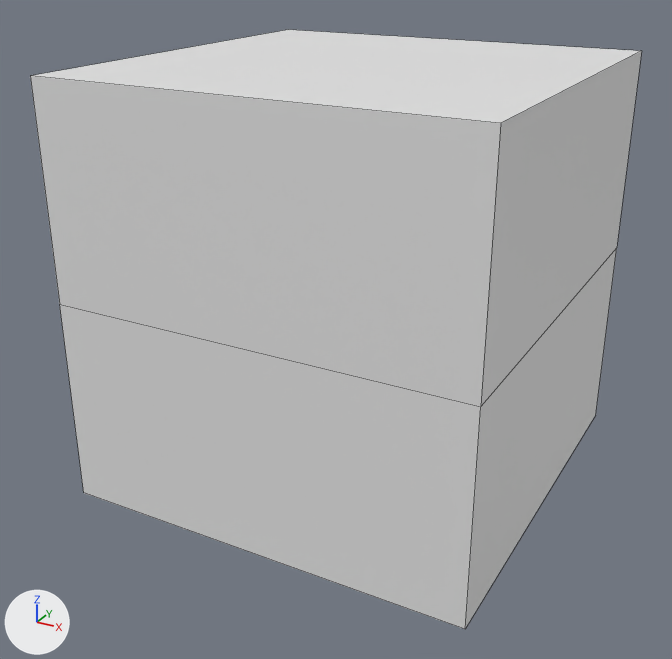
An edit to the Blender file cube.blend, drawn before and after from the same camera.
The view is the same before and after, from a 50 mm camera at (1.96, -3.8, 2.58) aimed at (-0.05, -0.15, 0.75). Lighting does not change. The marker at lower left points along +X, +Y and +Z. Mesh edges are drawn as thin lines.

The scene before the commit, as lines of its bpy script (objects in view):
```python
me_cube = bpy.data.meshes.new('Cube')
me_cube.from_pydata(...)  # 12 vertices, 10 faces; spans x -1.0..1.0, y -1.0..1.0, z -1.0..1.0
me_cube.materials.append(mat_material)  # white #e7e7e7
ob_cube = bpy.data.objects.new('Cube', me_cube)
ob_cube.location = (0.0, 0.0, 1.0)
```
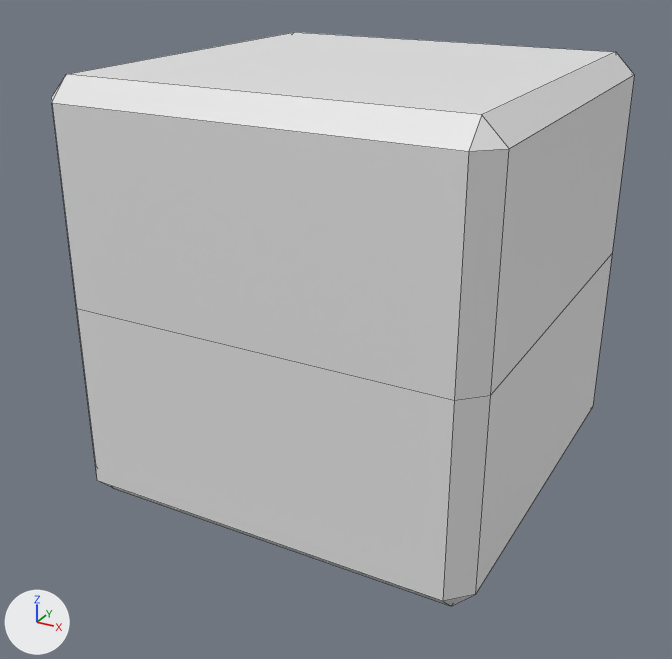
Where the change shows, as pixel boxes [x1, y1, x2, y2] in the pictures (672 x 659 px):
'Cube', shading changed, modifiers changed
    before: [30, 30, 642, 629]
    after: [51, 32, 634, 606]

Edits to the bpy script that builds the scene:
```text
Change me_cube:
    where me_cube.from_pydata(...)  # 12 vertices, 10 faces; spans x -1.0..1.0, y -1.0..1.0, z -1.0..1.0
    used by ob_cube; location = (0.0, 0.0, 1.0)
    me_cube part 1: creased or bevel-weighted edges go from 0 to 16
Change ob_cube:
    add _m = ob_cube.modifiers.new('Bevel', 'BEVEL')
    add _m.limit_method = 'WEIGHT'
```
